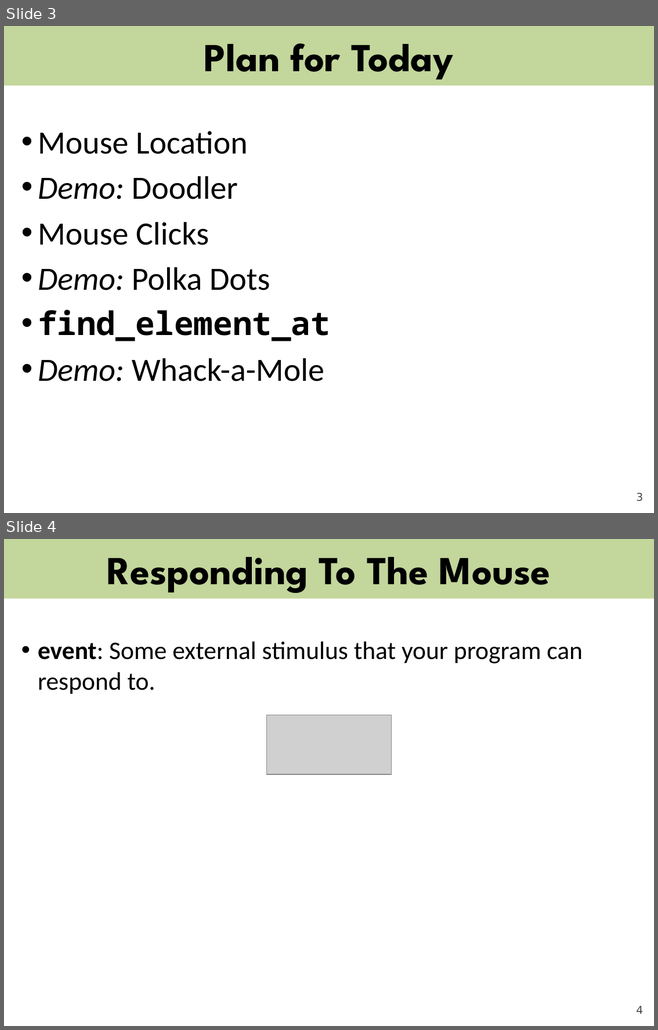
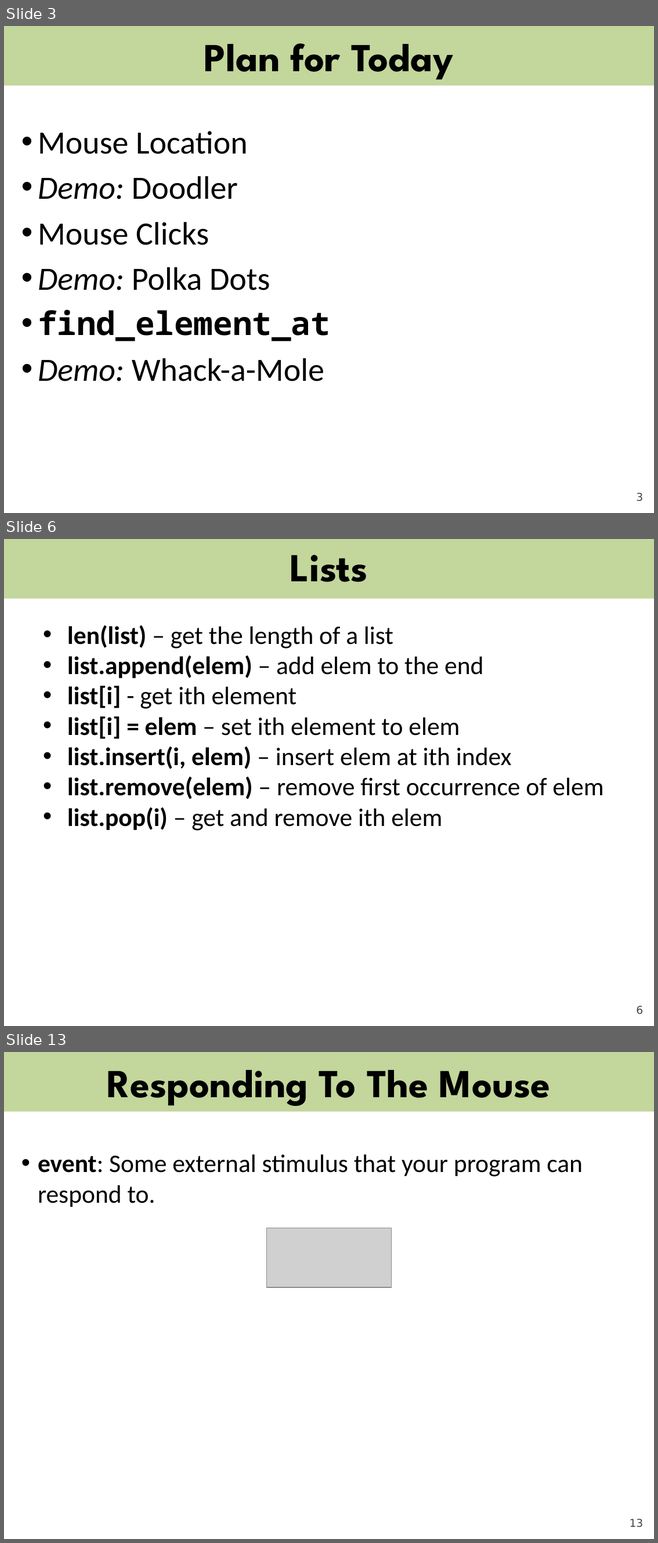
Before and after one commit to csbridge/csbridge2020, a slide deck: docs/slides/12-Mouse.pptx. Shown one above the other, each under a label of ours: slides 3 and 4 before the commit, slides 3, 6 and 13 after it; the slides between them are not shown. The pictures are 658x1030 and 658x1543 pixels, drawn with LibreOffice and Linux fonts; fonts in the diff are those of the drawing; grey boxes stand for pictures. Boxes give left, top, right and bottom in pixels: in the first picture for what was removed or moved away, otherwise in the second. Text is boxed around its words. In the diff, an @@ line names an element or a change of style, - is before the commit and + after.

```diff
--- a/docs/slides/12-Mouse.pptx
+++ b/docs/slides/12-Mouse.pptx
@@ slide 6 added at [4,539,654,1026], background #FFFFFF; not listed: 2 template elements that a slide beside it also shows @@
@@ text added at [290,555,368,582], 44 pt, text #000000, bold @@
+Lists
@@ text added at [67,625,603,831], 28 pt, text #000000 @@
+• len(list) – get the length of a list
+• list.append(elem) – add elem to the end
+• list[i] - get ith element
+• list[i] = elem – set ith element to elem
+• list.insert(i, elem) – insert elem at ith index
+• list.remove(elem) – remove first occurrence of elem
+• list.pop(i) – get and remove ith elem
@@ what was slide 4 is now slide 13 @@
@@ page number at [629,1519,643,1528]: text changed @@
-4
+13
```
Also in this commit, not shown: 8 other slides added, 2 other files.
